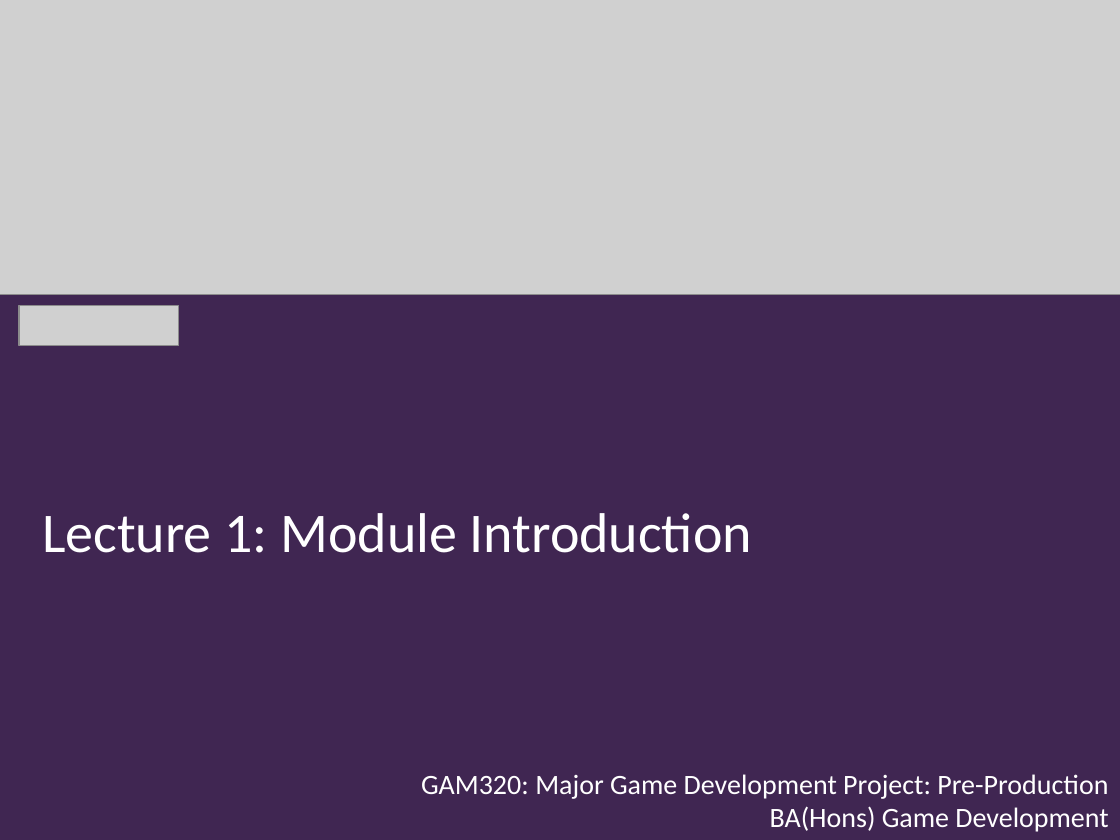
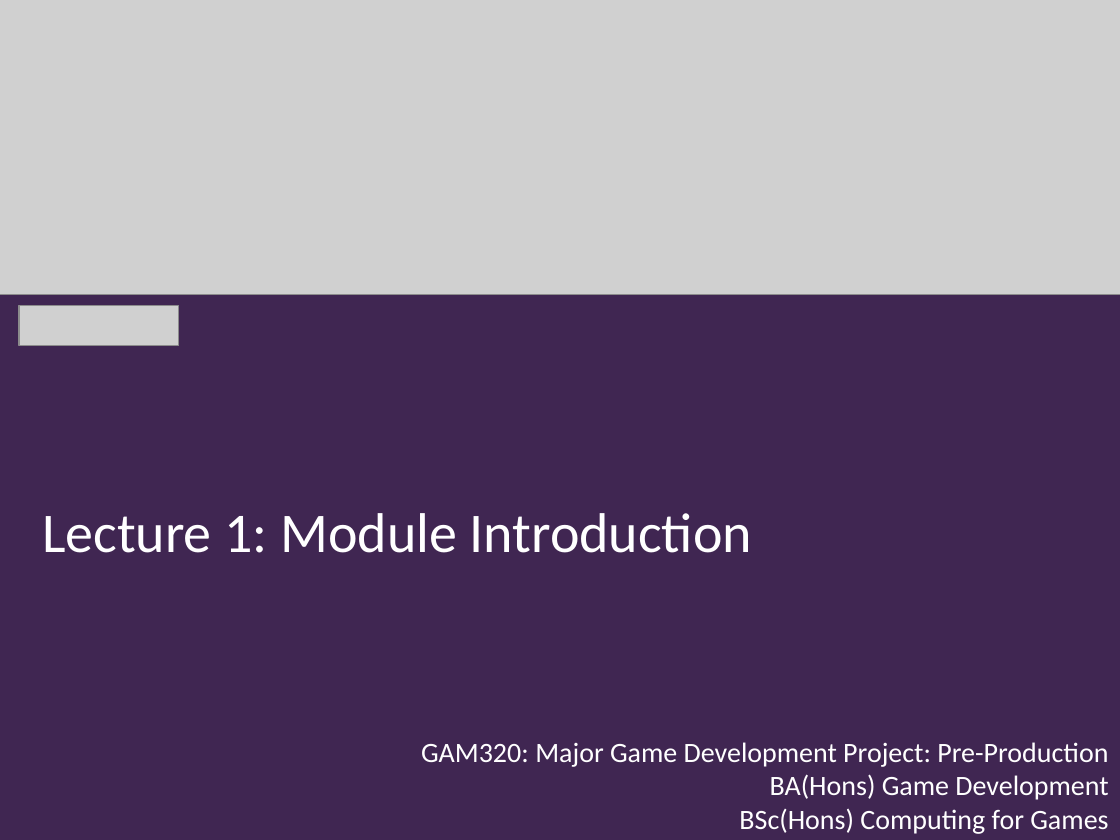
Before and after one commit to Falmouth-Games-Academy/ba-course-materials, a slide deck: slide 1 of GAM320/01/GAM320_01_lecture.pptx. Drawn at 1120x840 pixels with LibreOffice and Linux fonts; fonts in the diff are those of the drawing; grey boxes stand for pictures; background and template pictures are left out. Boxes give left, top, right and bottom in pixels: in the first picture for what was removed or moved away, otherwise in the second. Text is boxed around its words. In the diff, an @@ line names an element or a change of style, - is before the commit and + after.

```diff
--- a/GAM320/01/GAM320_01_lecture.pptx
+++ b/GAM320/01/GAM320_01_lecture.pptx
@@ text "GAM320: Major Game Development Project: ...": place and size @@
-text "GAM320: Major Game Development Project: ..." at [421, 774, 1108, 832]
+text "GAM320: Major Game Development Project: ..." at [421, 742, 1108, 834]
@@ text at [739, 809, 1108, 834]: paragraph added @@
+BSc(Hons) Computing for Games
```
Also in this commit, not shown: 2 other slides changed, 1 other file.
